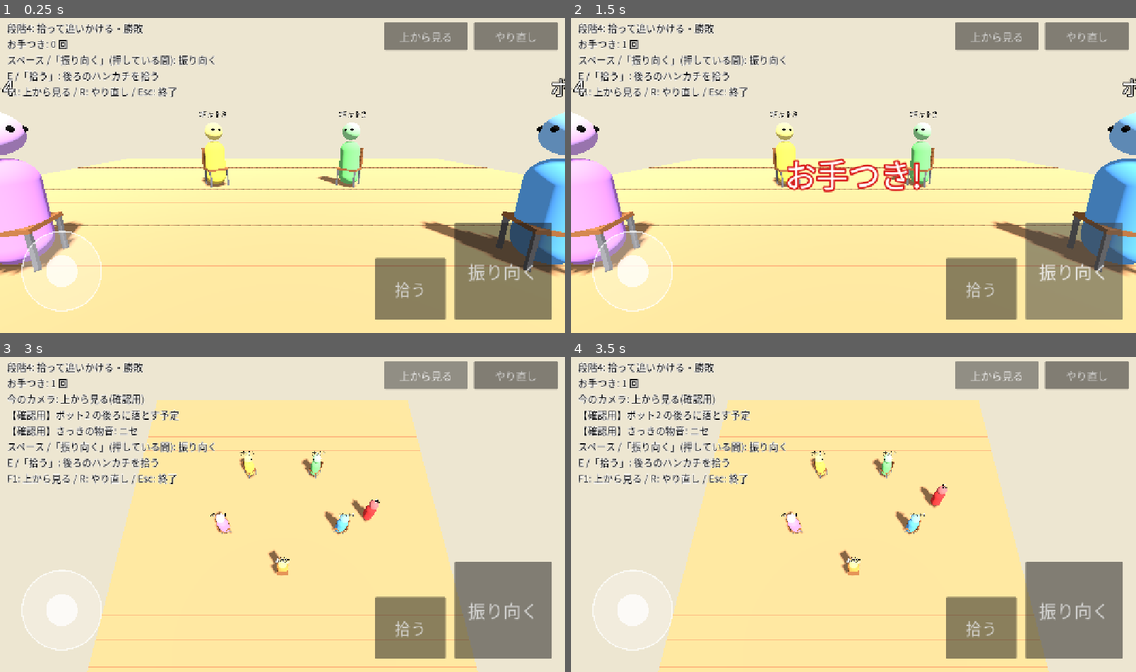
Above: before the commit, frames 1-4 (two rows, left to right).
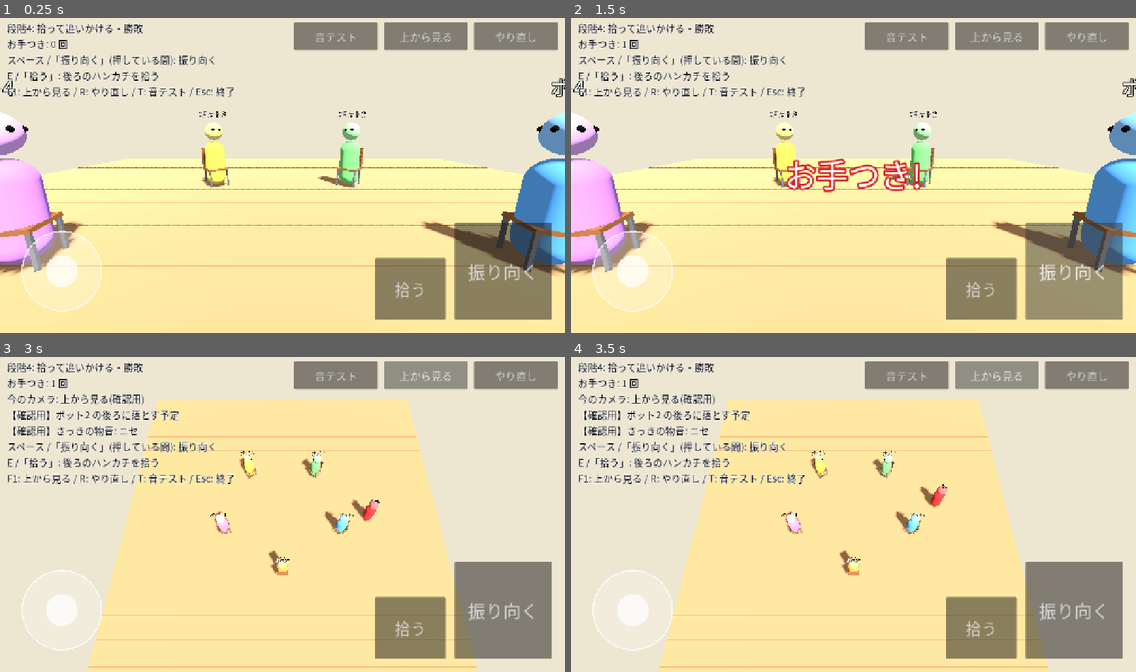
Above: after the commit, the same moments.

Repository: LisaYuumi/ushiro-micha-dame
Game: Godot game, scene res://scenes/main.tscn
The game is run twice, just before and just after one commit, with the same random seed, the same clock (stepped at 60 frames per second) and the same inputs.
Inputs (mouse positions are in pixels of both pictures, inside the frame that each line leads up to):
- Up to frame 1 (0.25 s): no input
- Up to frame 2 (1.5 s): click (904, 36) at 0.5 s, where only the run after the commit has a clickable "音テスト"; click "振り向く" at 1.25 s
- Up to frame 3 (3 s): click "拾う" at 2 s; click "上から見る" at 2.75 s
- Up to frame 4 (3.5 s): no input

The runs differ from the first frame. In frame 1, 1.6% of the frame differs, in the area x 24-67%, y 1-26%; in frame 2, 1.6%; in frame 3, 1.7%, in the area x 24-67%, y 1-41%; in frame 4, 1.7%.

Commit message:
Add a sound test button and make placeholder sounds audible on phones
Phone speakers barely reproduce the old low, muffled sounds. Footsteps and
drops are now brighter and louder; a non-positional beep helps tell
whether audio works at all.

Co-Authored-By: Claude Opus 5.5 <noreply@anthropic.com>
Claude-Session: https://claude.ai/code/session_018gGhz8RHTqLMKymXrJnaB4

Diff:
--- a/scripts/core/game_config.gd
+++ b/scripts/core/game_config.gd
@@ -31,9 +31,9 @@
 ## 足音を鳴らす間隔(歩いた距離・メートル)
 const FOOTSTEP_STRIDE := 0.7
 ## 足音の大きさ(dB。小さいほど静か)
-const FOOTSTEP_VOLUME_DB := -14.0
+const FOOTSTEP_VOLUME_DB := -4.0
 ## ハンカチを置いた音(とニセの物音)の大きさ(dB)。ハンカチは足音にまぎれるくらい小さく
-const DROP_VOLUME_DB := -16.0
+const DROP_VOLUME_DB := -8.0
 ## 置いた音が、この距離(メートル)より離れると急に小さくなる。
 ## 小さいほど「自分のすぐ後ろ」でないと聞こえない
 const DROP_SOUND_RANGE := 1.2
--- a/scripts/input/input_setup.gd
+++ b/scripts/input/input_setup.gd
@@ -11,6 +11,7 @@
 	"move_down": [KEY_S, KEY_DOWN],
 	"debug_top_camera": [KEY_F1],
 	"restart": [KEY_R],
+	"sound_test": [KEY_T],
 	"quit": [KEY_ESCAPE],
 }
 
--- a/scripts/input/touch_controls.gd
+++ b/scripts/input/touch_controls.gd
@@ -23,6 +23,7 @@
 	# 右上: 確認用の操作
 	_add_button("上から見る", "debug_top_camera", Vector2(1, 0), Rect2(-410, 16, 190, 64), 24)
 	_add_button("やり直し", "restart", Vector2(1, 0), Rect2(-206, 16, 190, 64), 24)
+	_add_button("音テスト", "sound_test", Vector2(1, 0), Rect2(-614, 16, 190, 64), 24)
 
 
 func _add_button(text: String, action: String, anchor: Vector2, rect: Rect2, font_size: int) -> Button:
--- a/scripts/main.gd
+++ b/scripts/main.gd
@@ -47,6 +47,8 @@
 		_update_help()
 	elif event.is_action_pressed("restart"):
 		_start_round()
+	elif event.is_action_pressed("sound_test"):
+		view.play_test_beep()
 	elif event.is_action_pressed("quit"):
 		get_tree().quit()
 
@@ -123,5 +125,5 @@
 	else:
 		lines.append("スペース /「振り向く」(押している間): 振り向く")
 		lines.append("E /「拾う」: 後ろのハンカチを拾う")
-	lines.append("F1: 上から見る / R: やり直し / Esc: 終了")
+	lines.append("F1: 上から見る / R: やり直し / T: 音テスト / Esc: 終了")
 	hud.set_help("\n".join(lines))
--- a/scripts/view/sfx.gd
+++ b/scripts/view/sfx.gd
@@ -7,20 +7,28 @@
 
 static var _footstep: AudioStreamWAV
 static var _drop: AudioStreamWAV
+static var _beep: AudioStreamWAV
 
 
-## 「ざっ」という小さな足音
+## 「ざっ」という足音(スマホのスピーカーでも聞こえるよう、高めでくっきり)
 static func footstep() -> AudioStreamWAV:
 	if _footstep == null:
-		_footstep = _make(0.12, 0.25, 40.0, 0.0, 0.0, 0.8)
+		_footstep = _make(0.10, 0.6, 35.0, 0.0, 0.0, 1.0)
 	return _footstep
 
 
-## 「ぽふっ」というハンカチを置いた音
+## 「ぽさっ」というハンカチを置いた音
 static func drop() -> AudioStreamWAV:
 	if _drop == null:
-		_drop = _make(0.25, 0.06, 18.0, 110.0, 0.6, 0.9)
+		_drop = _make(0.22, 0.35, 16.0, 420.0, 0.35, 1.0)
 	return _drop
+
+
+## 音テスト用の「ピー」
+static func beep() -> AudioStreamWAV:
+	if _beep == null:
+		_beep = _make(0.35, 0.0, 4.0, 880.0, 1.0, 0.8)
+	return _beep
 
 
 ## ノイズ(lowpass でこもらせる)+低い音(tone_hz)を、だんだん小さくする。
--- a/scripts/view/world_view.gd
+++ b/scripts/view/world_view.gd
@@ -12,6 +12,7 @@
 var _handkerchief: Node3D
 var _drop_player: AudioStreamPlayer3D
 var _step_player: AudioStreamPlayer3D
+var _beep_player: AudioStreamPlayer
 ## 足音用: 鬼の前回の位置と、前の足音から歩いた距離
 var _oni_last_pos := Vector3.ZERO
 var _oni_walked := 0.0
@@ -231,6 +232,16 @@
 	_drop_player.unit_size = GameConfig.DROP_SOUND_RANGE
 	_drop_player.playback_type = AudioServer.PLAYBACK_TYPE_STREAM
 	add_child(_drop_player)
+
+	_beep_player = AudioStreamPlayer.new()
+	_beep_player.stream = Sfx.beep()
+	_beep_player.playback_type = AudioServer.PLAYBACK_TYPE_STREAM
+	add_child(_beep_player)
+
+
+## 音テスト: 方向や距離に関係なく「ピー」と鳴らす
+func play_test_beep() -> void:
+	_beep_player.play()
 
 
 func _build_cameras(state: GameState) -> void:
--- a/tests/smoke_test.gd
+++ b/tests/smoke_test.gd
@@ -49,6 +49,8 @@
 	elif _frames == 110:
 		Input.action_release("move_right")
 	elif _frames == 120:
+		_press("sound_test", true)
+		_press("sound_test", false)
 		_press("restart", true)
 		_press("restart", false)
 	if _frames < MAIN_SCENE_FRAMES:
